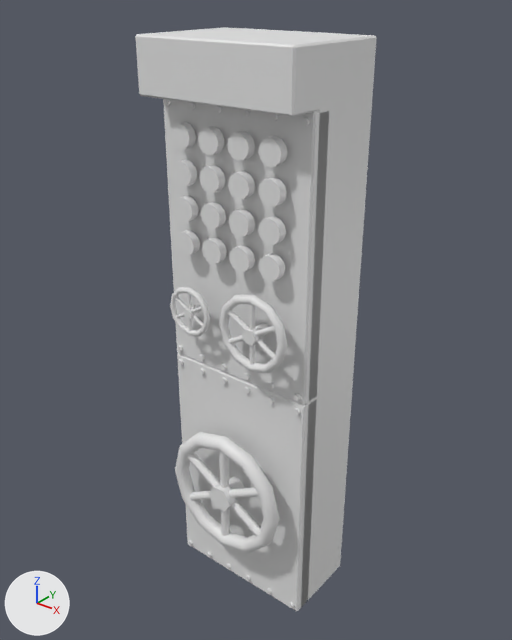
The FBX model Assets/Meshes/PROPS/SM_ControlPanel_06.fbx: old version first, new version second.
Both versions are drawn from a 50 mm camera at (2.89, -3.33, 3.77) aimed at (0.47, -0.3, 1.89). Lighting does not change. The marker at lower left points along +X, +Y and +Z. Where no turn or scale is listed for an object, it has been applied to the vertices.

Before the edit, the objects in view are built like this:
```python
me_mesh = bpy.data.meshes.new('Mesh')
me_mesh.from_pydata(...)  # 1478 vertices, 2650 faces; spans x 0.0..1.0, y -0.71..0.0, z 0.0..3.5
ob_box063 = bpy.data.objects.new('Box063', me_mesh)
ob_box063.location = (0.0, 0.0, 0.0)
```
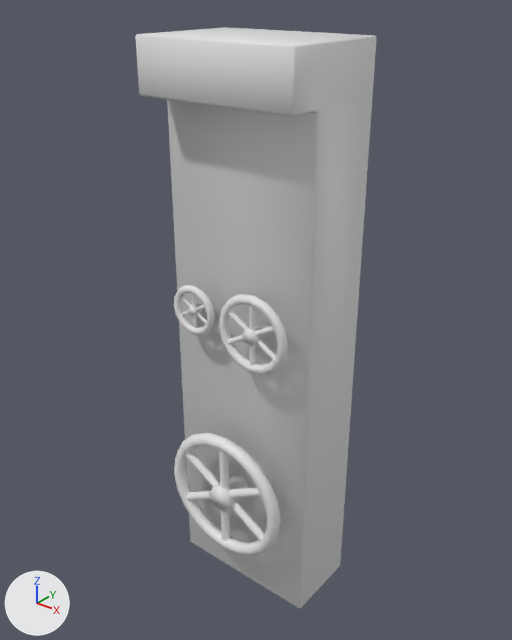
Commit message: remplacer control panel

Changed parts and their boxes (x1, y1, x2, y2) in the pictures (512 x 640 px; the box of a moved part takes in the faces that stretch with it):
'Box063', reshaped: before (135, 27, 377, 611); after (135, 27, 377, 608)
part 1 of me_mesh, rebuilt: before (183, 305, 201, 319); after (188, 303, 205, 317)
part 2 of me_mesh, added: after (182, 305, 205, 316)
part 3 of me_mesh, added: after (181, 296, 206, 324)
part 4 of me_mesh, added: after (192, 294, 197, 328)
part 5 of me_mesh, deleted: before (163, 99, 317, 611)
part 6 of me_mesh, moved or reshaped: before (163, 99, 329, 553); after (174, 285, 288, 556)

Diff of the bpy script that builds the scene:
```diff
--- a/Assets/Meshes/PROPS/SM_ControlPanel_06.fbx.py
+++ b/Assets/Meshes/PROPS/SM_ControlPanel_06.fbx.py
@@ me_mesh @@
 # used by ob_box063; location = (0.0, 0.0, 0.0)
-me_mesh.from_pydata(...)  # 1478 vertices, 2650 faces; spans x 0.0..1.0, y -0.71..0.0, z 0.0..3.5
+me_mesh.from_pydata(...)  # 620 vertices, 1038 faces; spans x 0.0..1.0, y -0.71..0.0, z 0.0..3.5
+# me_mesh part 1: the loose piece of 24 vertices spanning x 0.22..0.28, y -0.66..-0.57, z 1.97..2.03 is rebuilt with 24 vertices and now spans x 0.22..0.28, y -0.63..-0.52, z 1.97..2.03
+# me_mesh part 2: a new loose piece of 22 vertices spanning x 0.12..0.38, y -0.61..-0.6, z 1.92..2.08
+# me_mesh part 3: a new loose piece of 22 vertices spanning x 0.12..0.38, y -0.61..-0.6, z 1.92..2.08
+# me_mesh part 4: a new loose piece of 20 vertices spanning x 0.24..0.26, y -0.61..-0.6, z 1.86..2.15
+# me_mesh part 5: 42 loose pieces with 725 vertices, spanning x 0.0..1.0, y -0.65..-0.41, z 0.0..3.17, are deleted
+# me_mesh part 6: 3 vertices moved from x 0.68..0.74, y -0.53, z 1.97..2.03 to x 0.68..0.74, y -0.52, z 1.97..2.03; 509 vertices removed from x 0.0..1.0, y -0.7..-0.41, z 0.39..3.2; 312 vertices added at x 0.06..0.95, y -0.69..-0.52, z 0.36..2.22
```
